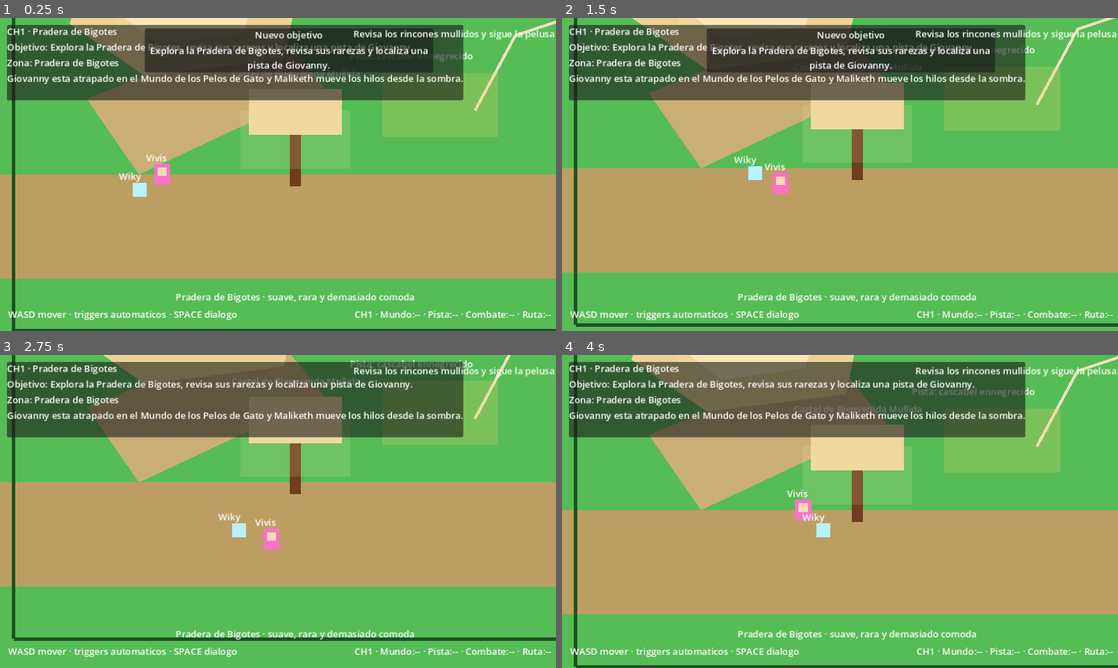
Above: before the commit, frames 1-4 (two rows, left to right).
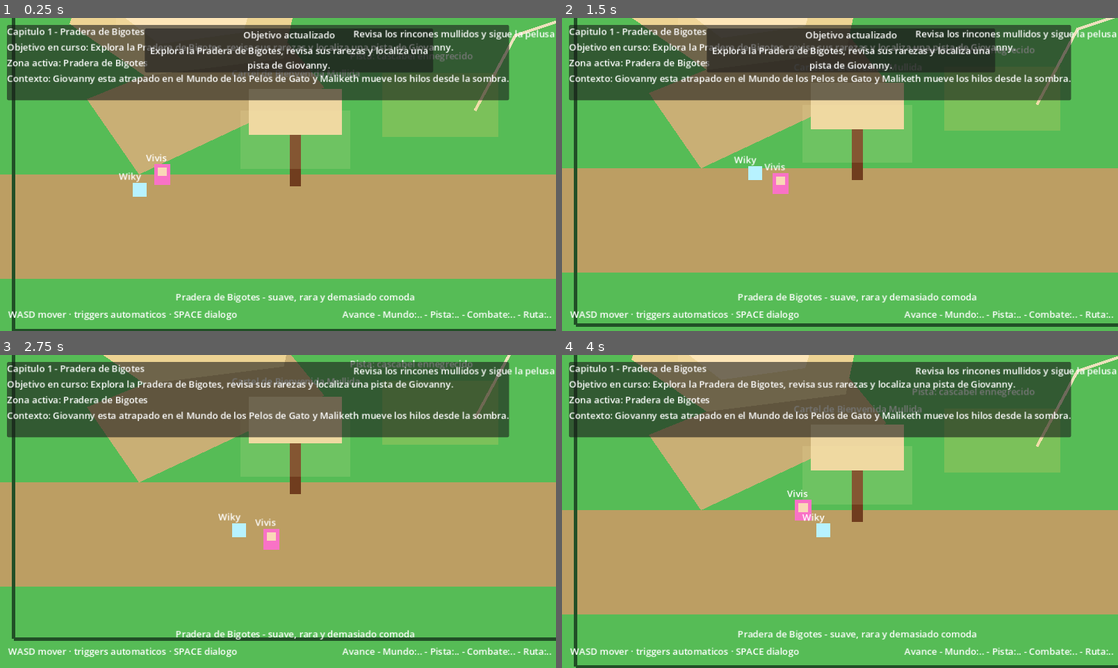
Above: after the commit, the same moments.

Repository: giovannyTorres/Sorpresa-Vivis
Game: Godot game, scene res://overworld/scenes/map_pradera_bigotes.tscn
The game is run twice, just before and just after one commit, with the same random seed, the same clock (stepped at 60 frames per second) and the same inputs. This scene is started directly instead of the project's main scene.
Inputs:
- Up to frame 1 (0.25 s): no input
- Up to frame 2 (1.5 s): tap Enter at 0.5 s; hold D (move_right) 0.53-1.28 s; hold Space (action_primary) 0.53-1.28 s; hold S (move_down) from 1.28 s (still down); tap Space (action_primary) at 1.35 s
- Up to frame 3 (2.75 s): release S (move_down) at 2.03 s; hold D (move_right) from 2.03 s (still down); hold Space (action_primary) from 2.03 s (still down)
- Up to frame 4 (4 s): release D (move_right) at 2.78 s; release Space (action_primary) at 2.78 s; hold W (move_up) 2.78-3.53 s; tap Space (action_primary) at 2.85 s; hold A (move_left) from 3.53 s (still down); hold Space (action_primary) from 3.53 s (still down)

The runs differ from the first frame. In frame 1, 5.4% of the frame differs, in the area x 1-100%, y 2-96%; in frame 2, 5.4%; in frame 3, 5.5%; in frame 4, 5.5%.

Commit message:
Polish chapter flow feedback and state cohesion

Diff:
--- a/godot_game/core/state/game_state.gd
+++ b/godot_game/core/state/game_state.gd
@@ -19,6 +19,7 @@
 
 var _chapter_flow_data: Dictionary = {}
 var _chapter_objectives: Dictionary = {}
+var _queued_banner: Dictionary = {}
 
 func reset_for_new_game() -> void:
 	current_chapter = "ch1"
@@ -52,6 +53,7 @@
 	}
 	combat_context = {}
 	narrative_locked = false
+	_queued_banner.clear()
 	_ensure_chapter_data()
 	load_chapter("ch1")
 	save_dirty.emit()
@@ -80,7 +82,7 @@
 	load_chapter_data(path)
 
 func load_chapter_data(path: String) -> void:
-	var chapter_data := _load_json(path)
+	var chapter_data := read_json(path)
 	if chapter_data.is_empty():
 		push_warning("No se pudo abrir capitulo: %s" % path)
 		return
@@ -120,14 +122,29 @@
 func push_banner(title: String, subtitle: String = "", tone: String = "info") -> void:
 	banner_requested.emit(title, subtitle, tone)
 
-func _ensure_chapter_data() -> void:
-	if _chapter_flow_data.is_empty():
-		var flow_root := _load_json("res://data/events/chapter_flow.json")
-		_chapter_flow_data = flow_root.get("chapters", {})
-	if _chapter_objectives.is_empty():
-		_chapter_objectives = _load_json("res://data/events/chapter_objectives.json")
+func queue_banner(title: String, subtitle: String = "", tone: String = "info") -> void:
+	_queued_banner = {
+		"title": title,
+		"subtitle": subtitle,
+		"tone": tone
+	}
 
-func _load_json(path: String) -> Dictionary:
+func consume_queued_banner() -> Dictionary:
+	var payload := _queued_banner.duplicate(true)
+	_queued_banner.clear()
+	return payload
+
+func get_chapter_label(chapter_id: String = "") -> String:
+	var effective_id := chapter_id
+	if effective_id.is_empty():
+		effective_id = current_chapter
+	if effective_id.begins_with("ch"):
+		var suffix := effective_id.trim_prefix("ch")
+		if suffix.is_valid_int():
+			return "Capitulo %s" % suffix
+	return effective_id.to_upper()
+
+func read_json(path: String) -> Dictionary:
 	var file := FileAccess.open(path, FileAccess.READ)
 	if file == null:
 		return {}
@@ -135,3 +152,10 @@
 	if typeof(parsed) != TYPE_DICTIONARY:
 		return {}
 	return parsed as Dictionary
+
+func _ensure_chapter_data() -> void:
+	if _chapter_flow_data.is_empty():
+		var flow_root := read_json("res://data/events/chapter_flow.json")
+		_chapter_flow_data = flow_root.get("chapters", {})
+	if _chapter_objectives.is_empty():
+		_chapter_objectives = read_json("res://data/events/chapter_objectives.json")
--- a/godot_game/data/chapters/ch2.json
+++ b/godot_game/data/chapters/ch2.json
@@ -5,7 +5,7 @@
   "main_objective": "Avanza por el Sendero del Umbral y confirma hacia donde arrastra Maliketh a Giovanny.",
   "zone": {
     "name": "Sendero del Umbral",
-    "narrative_role": "Primer paso fuera de la pradera segura y teaser de una persecucion por etapas.",
+    "narrative_role": "Primer paso fuera de la pradera segura y antesala de una persecucion por etapas.",
     "tone": "Continuacion tensa con horizonte roto"
   }
 }
--- a/godot_game/data/events/chapter_flow.json
+++ b/godot_game/data/events/chapter_flow.json
@@ -3,7 +3,7 @@
     "ch1": {
       "chapter_path": "res://data/chapters/ch1.json",
       "zone_name": "Pradera de Bigotes",
-      "welcome_text": "Pradera de Bigotes · suave, rara y demasiado comoda",
+      "welcome_text": "Pradera de Bigotes - suave, rara y demasiado comoda",
       "hint_text": "Revisa los rincones mullidos y sigue la pelusa oscura",
       "entry_flag": "ch1_overworld_intro_seen",
       "entry_dialogue": "ch1_overworld_intro",
@@ -34,7 +34,7 @@
     "ch2": {
       "chapter_path": "res://data/chapters/ch2.json",
       "zone_name": "Sendero del Umbral",
-      "welcome_text": "Sendero del Umbral · el viaje continua",
+      "welcome_text": "Sendero del Umbral - la caceria apenas cambia de forma",
       "hint_text": "La sombra de Maliketh ya toca el horizonte",
       "entry_flag": "ch2_intro_seen",
       "entry_dialogue": "ch2_intro",
--- a/godot_game/narrative/dialogue/dialogue_presenter.gd
+++ b/godot_game/narrative/dialogue/dialogue_presenter.gd
@@ -33,7 +33,7 @@
 	_active = true
 	visible = true
 	GameState.set_narrative_locked(true)
-	hint_label.text = "SPACE para continuar"
+	hint_label.text = "SPACE - continuar"
 
 func _on_dialogue_line_changed(speaker: String, text: String) -> void:
 	speaker_label.text = speaker
--- a/godot_game/overworld/scripts/ch1_combat_gate_trigger.gd
+++ b/godot_game/overworld/scripts/ch1_combat_gate_trigger.gd
@@ -7,7 +7,8 @@
 @export var prep_dialogue_id: String = ""
 @export var enemy_id: String = "pelusa_corrupta"
 @export var return_scene: String = "res://overworld/scenes/map_pradera_bigotes.tscn"
-@export var objective_after: String = ""
+@export var chapter_id: String = "ch1"
+@export var objective_id_before_combat: String = "after_clue"
 
 var _pending_combat: bool = false
 
@@ -41,10 +42,10 @@
 func _start_combat() -> void:
 	_pending_combat = false
 	GameState.mark_flag("ch1_combat_started", true)
-	if not objective_after.is_empty():
-		GameState.set_objective(objective_after)
+	if not objective_id_before_combat.is_empty():
+		GameState.set_objective_by_id(chapter_id, objective_id_before_combat)
 	EventBus.request_combat(enemy_id, {
 		"source": "ch1_guardian_gate",
-		"chapter_id": "ch1",
+		"chapter_id": chapter_id,
 		"return_scene": return_scene
 	})
--- a/godot_game/overworld/scripts/chapter_zone_controller.gd
+++ b/godot_game/overworld/scripts/chapter_zone_controller.gd
@@ -29,7 +29,7 @@
 func _on_dialogue_finished(dialogue_id: String) -> void:
 	if dialogue_id == str(_flow.get("entry_dialogue", "")):
 		GameState.push_banner(
-			"Capitulo %s" % chapter_id.to_upper(),
+			GameState.get_chapter_label(chapter_id),
 			GameState.current_chapter_name,
 			"chapter"
 		)
@@ -45,7 +45,7 @@
 		var exit_flag := str(_flow.get("exit_unlock_flag", ""))
 		if not exit_flag.is_empty():
 			GameState.mark_flag(exit_flag, true)
-			GameState.push_banner("Nuevo destino", "La ruta hacia CH2 ya puede cruzarse.", "transition")
+			GameState.push_banner("Nuevo destino", "La ruta hacia el siguiente capitulo ya puede cruzarse.", "transition")
 	_sync_objective()
 	_update_progress()
 
@@ -56,6 +56,8 @@
 	if GameState.world_flags.get(started_flag, false):
 		return
 	GameState.mark_flag(started_flag, true)
+	if str(_flow.get("entry_dialogue", "")).is_empty():
+		GameState.push_banner(GameState.get_chapter_label(chapter_id), str(_flow.get("zone_name", "")), "chapter")
 
 func _try_start_dialogue() -> void:
 	var entry_flag := str(_flow.get("entry_flag", ""))
@@ -85,7 +87,7 @@
 	for reward_flag in _flow.get("completion_rewards", []):
 		GameState.mark_flag(str(reward_flag), true)
 	GameState.push_banner(
-		"%s completado" % chapter_id.to_upper(),
+		"%s completado" % GameState.get_chapter_label(chapter_id),
 		"La aventura avanza hacia el siguiente destino.",
 		"success"
 	)
@@ -96,6 +98,7 @@
 		var state := state_data as Dictionary
 		if _matches_state(state):
 			GameState.set_objective_by_id(chapter_id, str(state.get("objective_id", "")))
+			return
 
 func _matches_state(state: Dictionary) -> bool:
 	for flag_name in state.get("require_flags", []):
@@ -113,7 +116,7 @@
 		var label := str(progress.get("label", "Paso"))
 		var flag_name := str(progress.get("flag", ""))
 		chunks.append("%s:%s" % [label, _mark(GameState.world_flags.get(flag_name, false))])
-	progress_label.text = "%s · %s" % [chapter_id.to_upper(), " · ".join(chunks)]
+	progress_label.text = "Avance - %s" % " - ".join(chunks)
 
 func _mark(value: bool) -> String:
-	return "OK" if value else "--"
+	return "OK" if value else ".."
--- a/godot_game/project/bootstrap/game_bootstrap.gd
+++ b/godot_game/project/bootstrap/game_bootstrap.gd
@@ -1,7 +1,6 @@
 extends Node
 class_name GameBootstrap
 
-const DEFAULT_OVERWORLD_SCENE := "res://overworld/scenes/map_pradera_bigotes.tscn"
 const INTRO_SCENE := "res://narrative/cutscenes/intro_capture.tscn"
 const DEFAULT_COMBAT_SCENE := "res://combat/scenes/combat_scene.tscn"
 
--- a/godot_game/ui/scripts/hud_controller.gd
+++ b/godot_game/ui/scripts/hud_controller.gd
@@ -25,26 +25,29 @@
 	_on_zone_changed(GameState.current_zone_name)
 	_last_chapter_seen = GameState.current_chapter
 	_last_objective_seen = GameState.current_objective
+	var queued_banner := GameState.consume_queued_banner()
+	if not queued_banner.is_empty():
+		_show_banner(str(queued_banner.get("title", "")), str(queued_banner.get("subtitle", "")))
 	_ready_for_feedback = true
 
 func _on_chapter_changed(chapter_id: String) -> void:
 	var chapter_name := GameState.current_chapter_name
 	if chapter_name.is_empty():
 		chapter_name = chapter_id.to_upper()
-	chapter_label.text = "%s · %s" % [chapter_id.to_upper(), chapter_name]
-	context_label.text = GameState.chapter_context
+	chapter_label.text = "%s - %s" % [GameState.get_chapter_label(chapter_id), chapter_name]
+	context_label.text = "Contexto: %s" % GameState.chapter_context
 	if _ready_for_feedback and chapter_id != _last_chapter_seen:
-		_show_banner("Capitulo %s" % chapter_id.to_upper(), chapter_name)
+		_show_banner(GameState.get_chapter_label(chapter_id), chapter_name)
 	_last_chapter_seen = chapter_id
 
 func _on_objective_changed(objective_text: String) -> void:
-	objective_label.text = "Objetivo: %s" % objective_text
+	objective_label.text = "Objetivo en curso: %s" % objective_text
 	if _ready_for_feedback and not objective_text.is_empty() and objective_text != _last_objective_seen:
-		_show_banner("Nuevo objetivo", objective_text)
+		_show_banner("Objetivo actualizado", objective_text)
 	_last_objective_seen = objective_text
 
 func _on_zone_changed(zone_name: String) -> void:
-	zone_label.text = "Zona: %s" % zone_name
+	zone_label.text = "Zona activa: %s" % zone_name
 
 func _on_banner_requested(title: String, subtitle: String, _tone: String) -> void:
 	_show_banner(title, subtitle)
